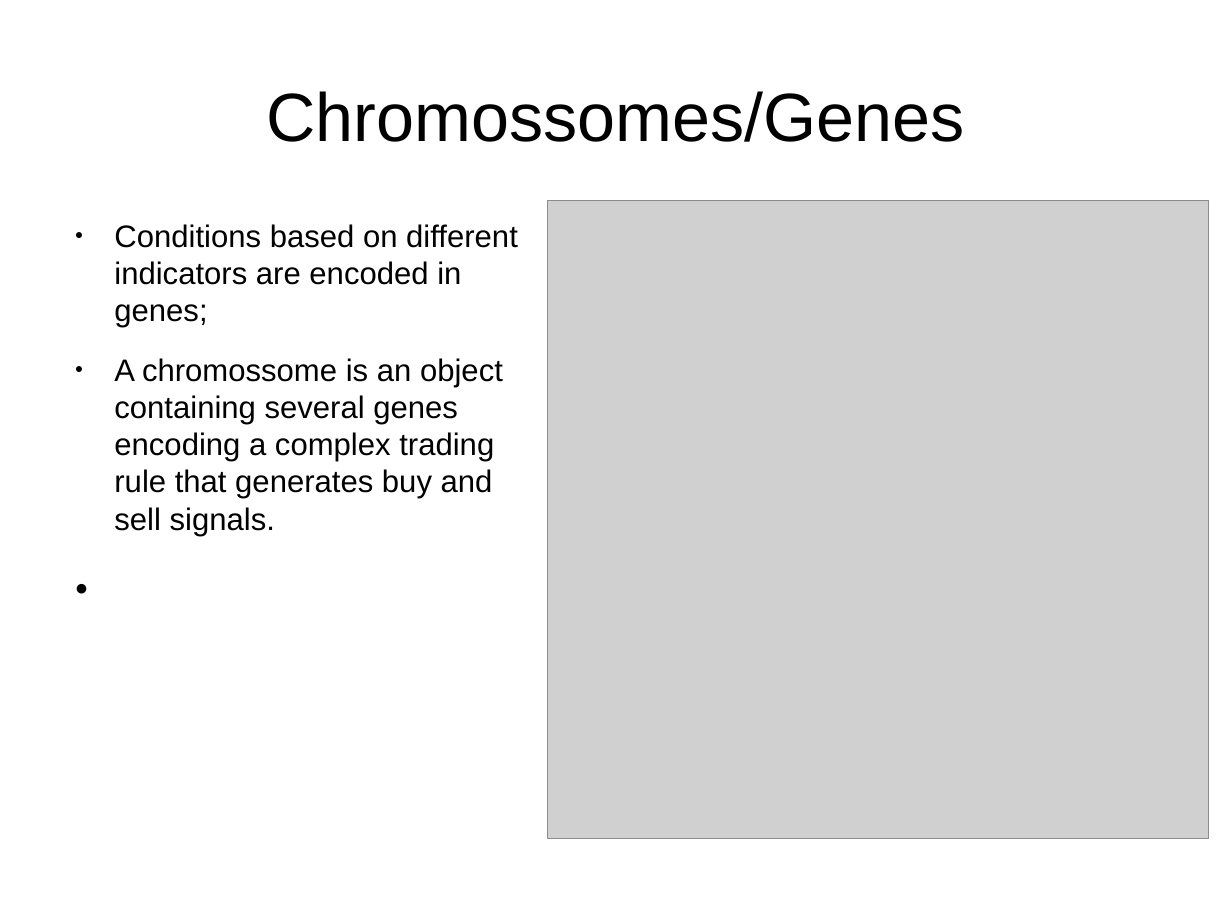
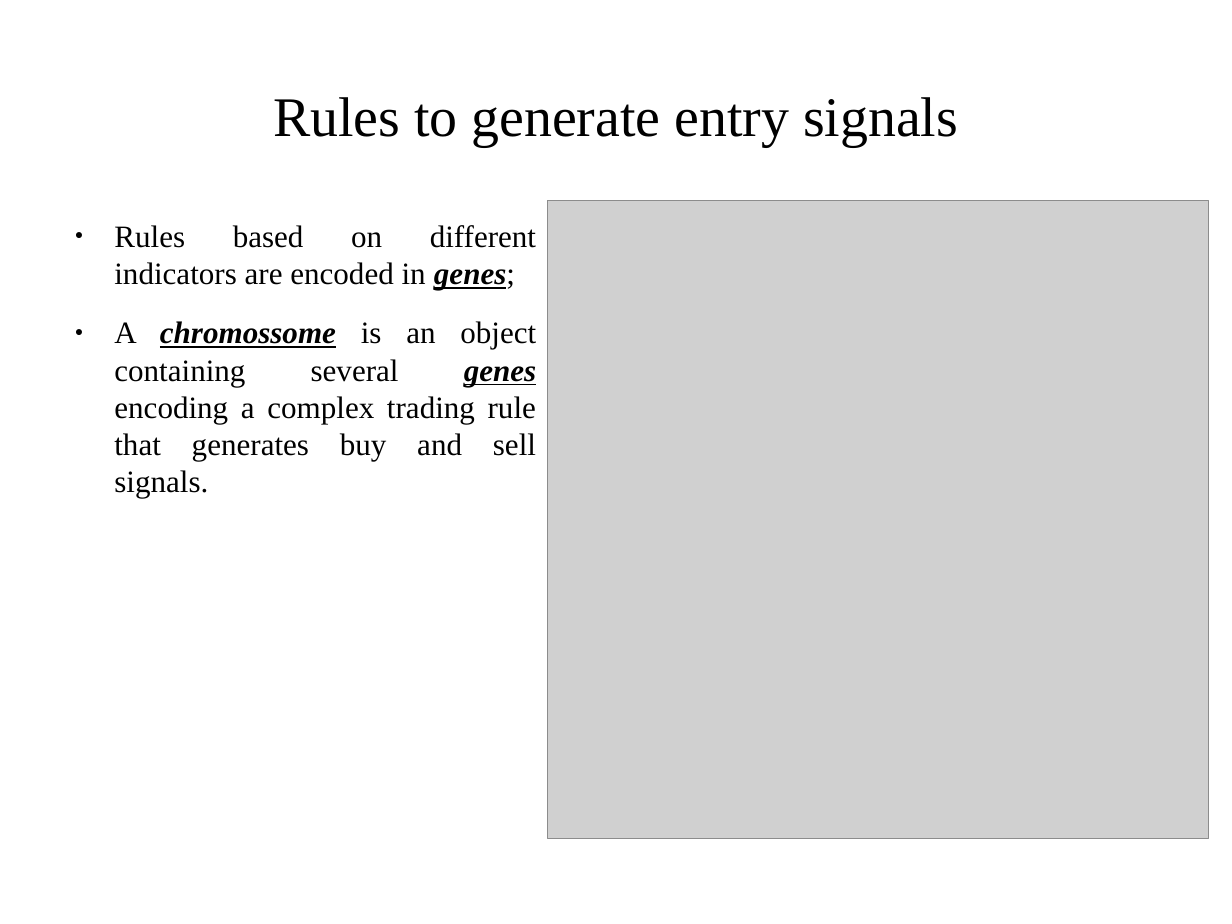
Before and after one commit to bolatroniks/Trading_v2, a slide deck: slide 13 of Alpha Evolution.odp (slide 6 before the commit). Drawn at 1232x924 pixels with LibreOffice and Linux fonts; fonts in the diff are those of the drawing; grey boxes stand for pictures; background and template pictures are left out. Boxes give left, top, right and bottom in pixels: in the first picture for what was removed or moved away, otherwise in the second. Text is boxed around its words. In the diff, an @@ line names an element or a change of style, - is before the commit and + after.

```diff
--- a/Alpha Evolution.odp
+++ b/Alpha Evolution.odp
@@ title at (273, 97, 958, 147): text changed; size 44 to 36 pt; font Arial to Times New Roman @@
-Chromossomes/Genes
+Rules to generate entry signals
@@ text at (114, 225, 536, 290): text changed; font Arial to Times New Roman @@
-● Conditions based on different indicators are encoded in genes;
+● Rules based on different indicators are encoded in genes;
@@ text at (114, 321, 536, 498): font Arial to Times New Roman in "A chromossome is an object containing several ..."; bold on, italic on, underline on in "chromossome genes"; alignment left to justified @@
```
Also in this commit, not shown: 14 other slides changed, 4 slides added, 2 slides removed, 2 other files.
